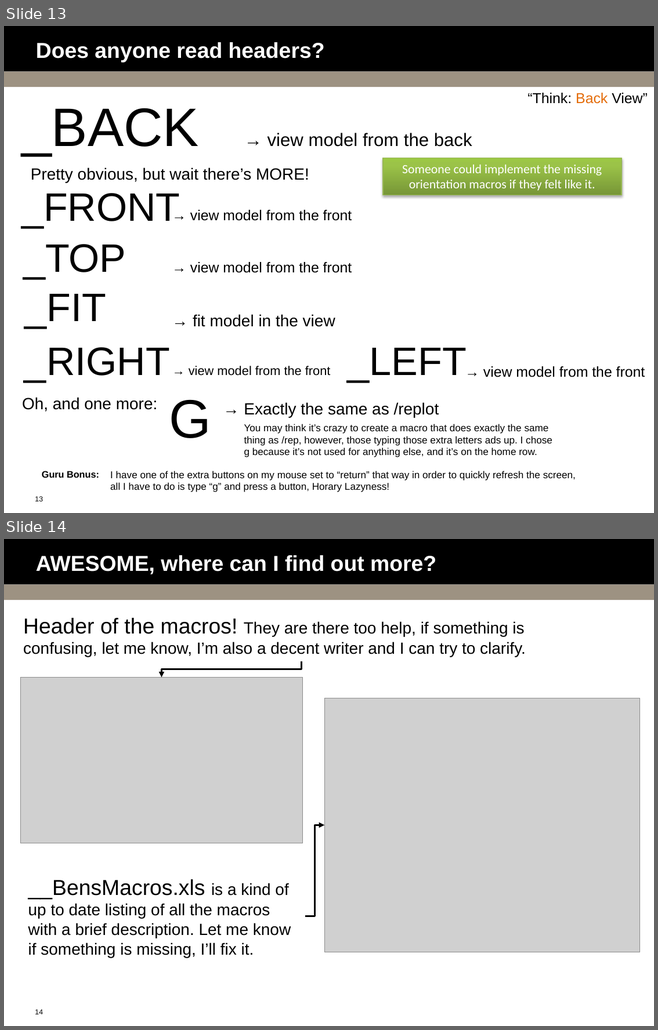
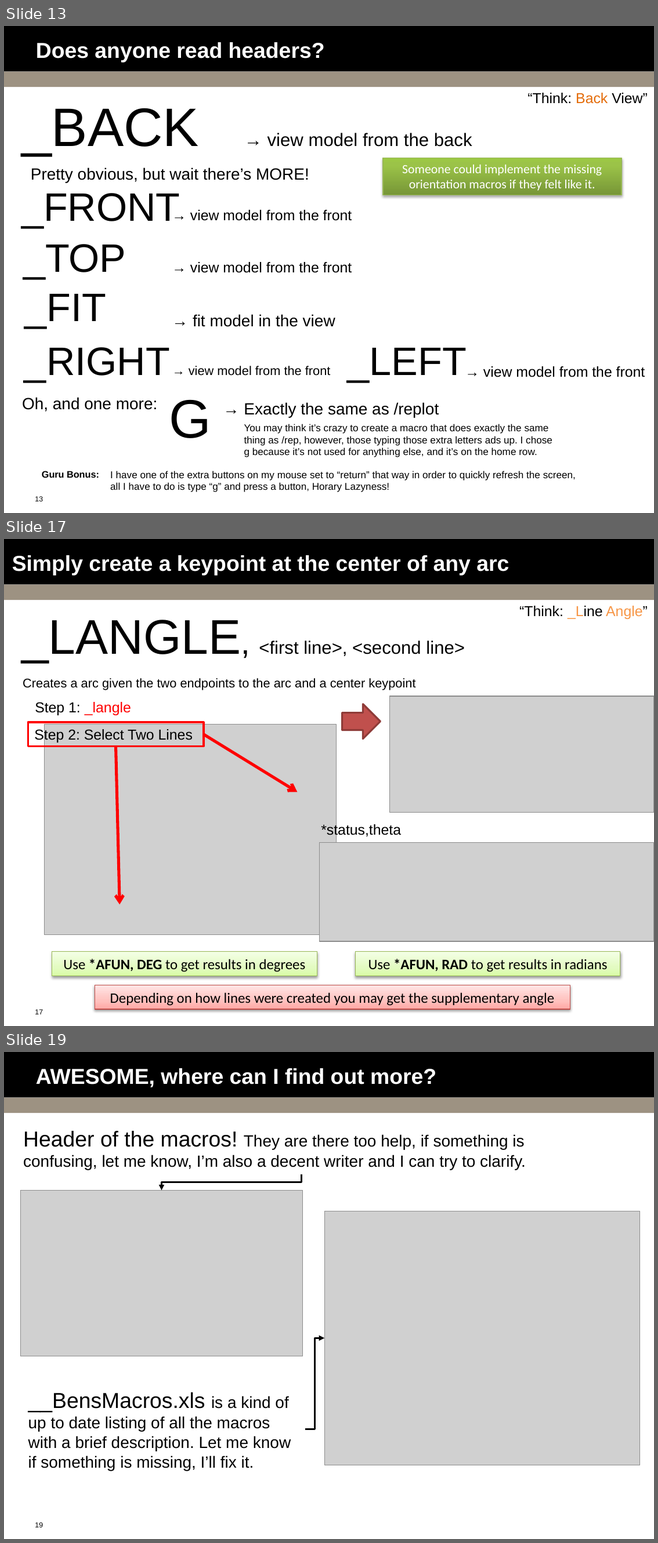
Before and after one commit to bguest/ansys-macros, a slide deck: Macro-Mania.pptx. Shown one above the other, each under a label of ours: slides 13 and 14 before the commit, slides 13, 17 and 19 after it; the slides between them are not shown. The pictures are 658x1030 and 658x1543 pixels, drawn with LibreOffice and Linux fonts; fonts in the diff are those of the drawing; grey boxes stand for pictures; background and template pictures are left out. Boxes give left, top, right and bottom in pixels: in the first picture for what was removed or moved away, otherwise in the second. Text is boxed around its words. In the diff, an @@ line names an element or a change of style, - is before the commit and + after.

Commit message:
Added to macro-mania, fixed typo in _langle, removed parsave in _KMOVE

```diff
--- a/Macro-Mania.pptx
+++ b/Macro-Mania.pptx
@@ slide 17 added at [4, 539, 654, 1026], background #FFFFFF; not listed: 3 template elements that a slide beside it also shows @@
@@ title added at [12, 555, 509, 576], 24 pt, text #FFFFFF, bold @@
+Simply create a keypoint at the center of any arc
@@ text added at [519, 606, 647, 619], 16 pt, text #000000 @@
+“Think: _Line Angle”
@@ text added at [21, 620, 465, 663], 20 pt, text #000000 @@
+_LANGLE, <first line>, <second line>
@@ text added at [23, 678, 415, 690], 14 pt, text #000000 @@
+Creates a arc given the two endpoints to the arc and a center keypoint
@@ text added at [35, 702, 131, 715], 16 pt, text #FF0000 @@
+Step 1: _langle
@@ right arrow added at [342, 704, 380, 739], fill #C0504D, outline #8E3B39 2 pt @@
@@ picture added at [390, 696, 654, 813] @@
@@ rectangle added at [28, 722, 204, 746], outline #FF0000 2.25 pt, 16 pt, text #000000 @@
+Step 2: Select Two Lines
@@ picture added at [44, 724, 336, 935] @@
@@ arrow added from (116, 746) to (119, 905), #FF0000 3.25 pt @@
@@ arrow added from (204, 734) to (297, 792), #FF0000 3.25 pt @@
@@ text added at [321, 823, 401, 838], 16 pt, text #000000 @@
+*status,theta
@@ picture added at [319, 843, 654, 942] @@
@@ rectangle added at [52, 952, 317, 976], fill gradient #DAFDA7 to #E4FCC2 to #F5FFE7, outline #98B955 0.75 pt, 16 pt, text #000000 @@
+Use *AFUN, DEG to get results in degrees
@@ rectangle added at [355, 952, 621, 976], fill gradient #DAFDA7 to #E4FCC2 to #F5FFE7, outline #98B955 0.75 pt, 16 pt, text #000000 @@
+Use *AFUN, RAD to get results in radians
@@ rectangle added at [95, 985, 570, 1009], fill gradient #FFA6A5 to #FFC0BF to #FFE7E7, outline #BF4C48 0.75 pt, 16 pt, text #000000 @@
+Depending on how lines were created you may get the supplementary angle
@@ what was slide 14 is now slide 19 @@
@@ page number at [35, 1522, 43, 1528]: text changed @@
-14
+19
```
Also in this commit, not shown: 4 other slides added, 2 other files.
